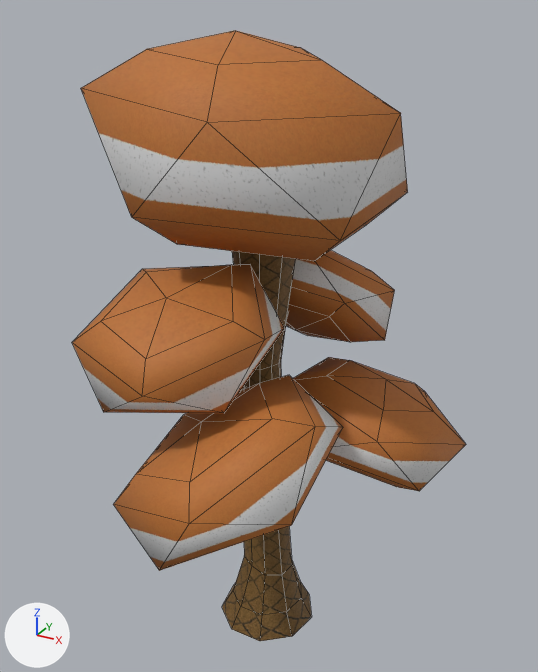
Two versions of the OBJ model res/models/tree1/tree1.obj, one commit apart.
One viewpoint serves both versions: a 50 mm lens placed at (1.7, -2.9, 3.1), pointed at (0.12, -0.03, 1.66). The axes (+X, +Y, +Z) are drawn at lower left. The lights are the same throughout. Mesh edges are drawn as thin lines. Where no turn or scale is listed for an object, it has been applied to the vertices.

Objects in the first picture: 'Icosphere.002', 'wood.003_Cylinder.002'.
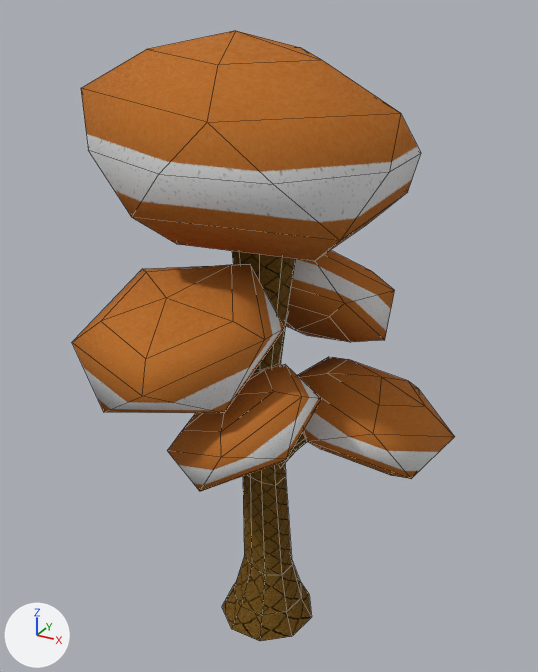
Boxes [x1, y1, x2, y2] around the edits, measured in the pictures (538 x 672 px; the box of a moved part takes in the faces that stretch with it):
'Icosphere.002', surface changed, reshaped (15% shorter)
    before: [72, 30, 466, 571]
    after: [72, 30, 455, 491]
'wood.003_Cylinder.002', surface changed
    both: [222, 251, 311, 641]
part 1 of me_icosphere_002, moved or reshaped
    before: [293, 357, 466, 491]
    after: [297, 357, 455, 479]
part 2 of me_icosphere_002, moved or reshaped
    before: [113, 375, 343, 571]
    after: [167, 364, 321, 491]
part 3 of me_icosphere_002, built on
    before: [81, 88, 408, 241]
    after: [81, 88, 421, 241]

Diff of the bpy script that builds the scene:
```diff
--- a/res/models/tree1/tree1.obj.py
+++ b/res/models/tree1/tree1.obj.py
@@ img_tree_spec_jpg @@
+img_tree_spec_jpg = load_image('tree_spec.jpg', 'tree_spec.jpg', 256, 256, 'sRGB')
@@ img_foliage5_spec_png @@
+img_foliage5_spec_png = load_image('foliage5_spec.png', 'foliage5_spec.png', 256, 256, 'sRGB')
@@ mat_foliage1 @@
 n0 = _N.new('ShaderNodeBsdfPrincipled'); n0.name = 'Principled BSDF'
 n2.image = img_foliage5_png
+n3 = _N.new('ShaderNodeTexImage'); n3.name = 'Image Texture.001'
+n3.image = img_foliage5_spec_png
 _L.new(n2.outputs[0], n0.inputs[0])  # 'Color' to 'Base Color'
 _L.new(n0.outputs[0], n1.inputs[0])  # 'BSDF' to 'Surface'
+_L.new(n3.outputs[0], n0.inputs[13])  # 'Color' to 'Specular IOR Level'
@@ mat_wood @@
 n0 = _N.new('ShaderNodeBsdfPrincipled'); n0.name = 'Principled BSDF'
 n2.image = img_tree_jpg
+n3 = _N.new('ShaderNodeTexImage'); n3.name = 'Image Texture.001'
+n3.image = img_tree_spec_jpg
 _L.new(n2.outputs[0], n0.inputs[0])  # 'Color' to 'Base Color'
 _L.new(n0.outputs[0], n1.inputs[0])  # 'BSDF' to 'Surface'
+_L.new(n3.outputs[0], n0.inputs[13])  # 'Color' to 'Specular IOR Level'
@@ me_icosphere_002 @@
 # used by ob_icosphere_002; location = (0.0, 0.0, 0.0)
-me_icosphere_002.from_pydata(...)  # 132 vertices, 180 faces; spans x -0.86..1.03, y -1.14..0.89, z 0.9..3.02
+me_icosphere_002.from_pydata(...)  # 142 vertices, 190 faces; spans x -0.86..0.98, y -0.97..0.89, z 0.96..3.02
+# me_icosphere_002 part 1: the loose piece of 22 vertices spanning x 0.05..1.03, y -0.19..0.75, z 0.9..1.44 is scaled about its middle by 0.918, then moved by (-0.02, -0.01, 0.03)
+# me_icosphere_002 part 2: the loose piece of 22 vertices spanning x -0.15..0.71, y -1.14..-0.18, z 1.04..1.66 is scaled about its middle by 0.693, then moved by (-0.02, 0.16, 0.11)
+# me_icosphere_002 part 3
+# 10 faces are deleted
+# 10 vertices are added at x -0.69..0.74, y -0.72..0.67, z 2.54..2.62
+# 20 new faces join them
 me_icosphere_002.materials.append(mat_foliage1)
```
